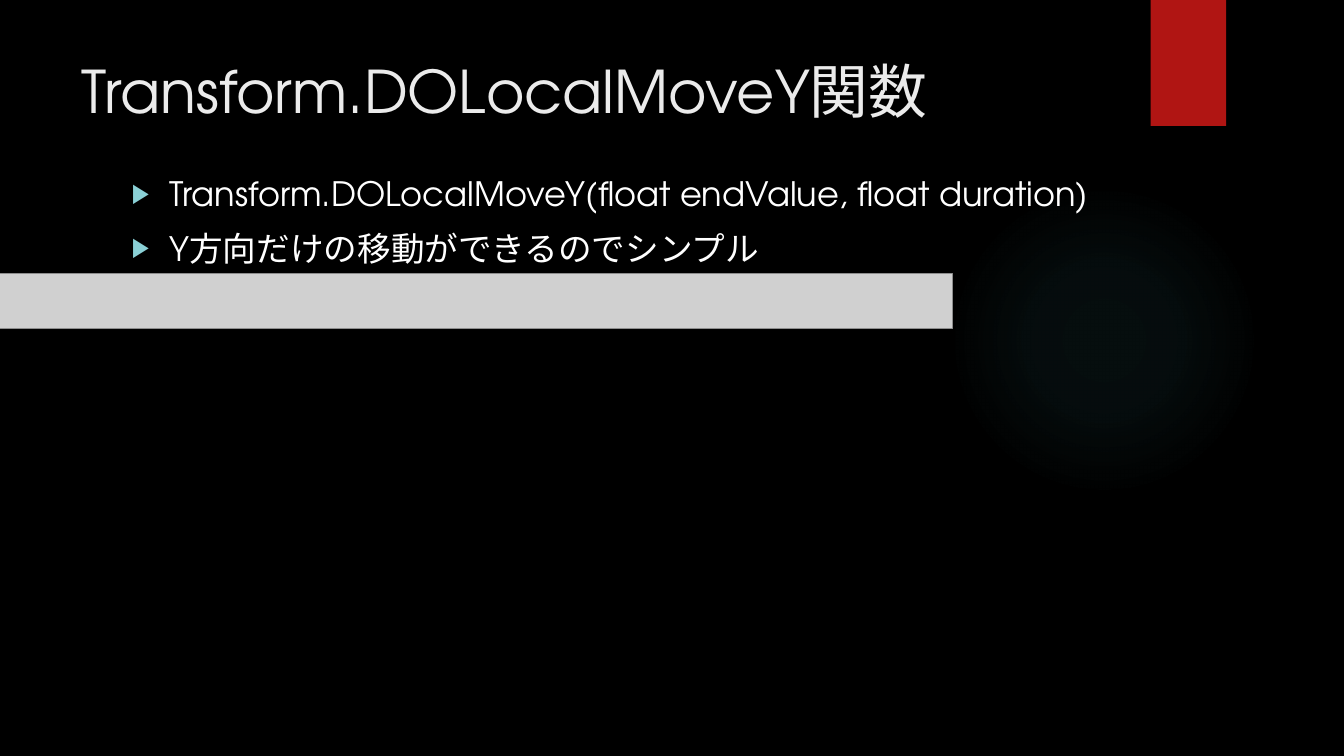
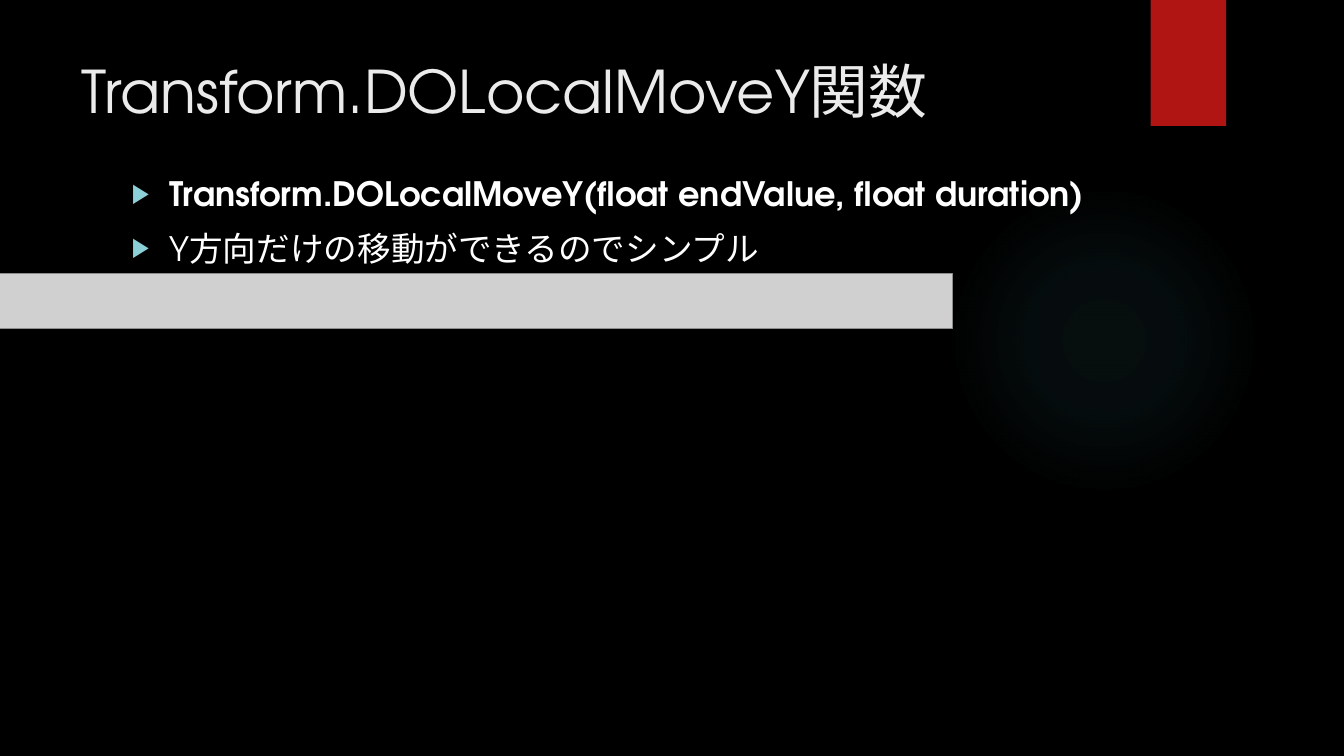
Before and after one commit to hopesnow/Study, a slide deck: slide 5 of RHStudy/Documents/プレゼンテーション1.pptx. Drawn at 1344x756 pixels with LibreOffice and Linux fonts; fonts in the diff are those of the drawing; grey boxes stand for pictures; background and template pictures are left out. Boxes give left, top, right and bottom in pixels: in the first picture for what was removed or moved away, otherwise in the second. Text is boxed around its words. In the diff, an @@ line names an element or a change of style, - is before the commit and + after.

```diff
--- a/RHStudy/Documents/プレゼンテーション1.pptx
+++ b/RHStudy/Documents/プレゼンテーション1.pptx
@@ text at [170,180,1084,215]: bold on in "Transform.DOLocalMoveY(float endValue, float duration)" @@
```
Also in this commit, not shown: 8 other slides changed, 2 slides added, 1 slide removed, 2 other files.
